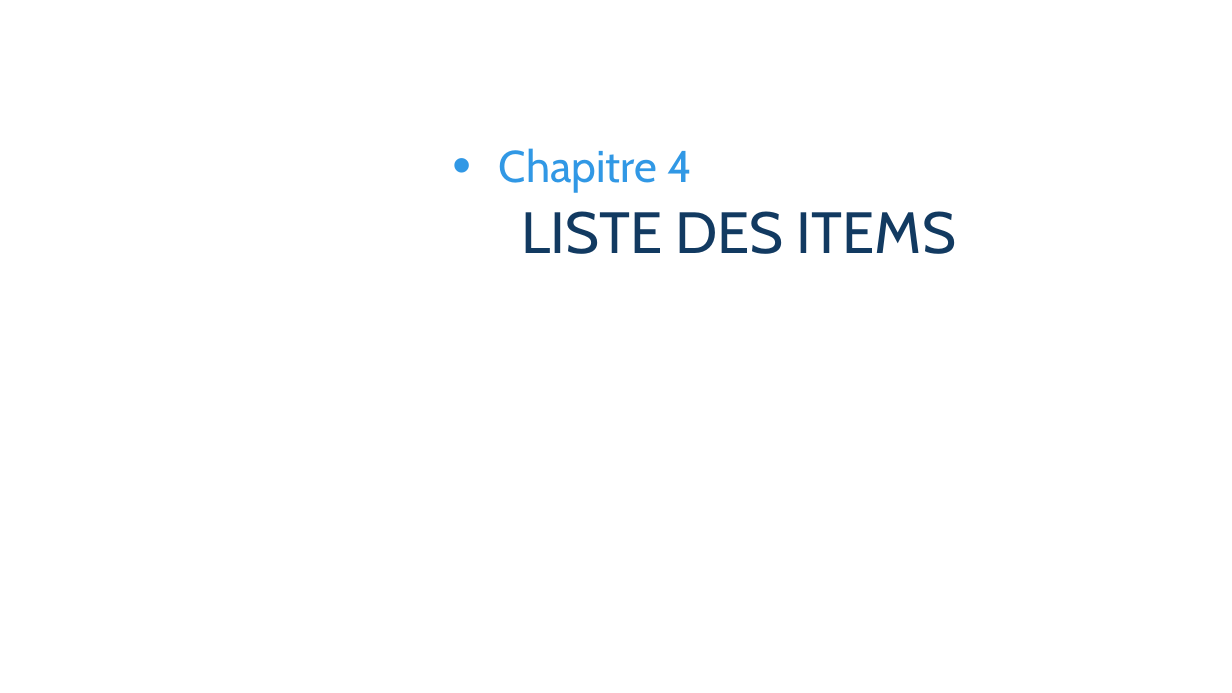
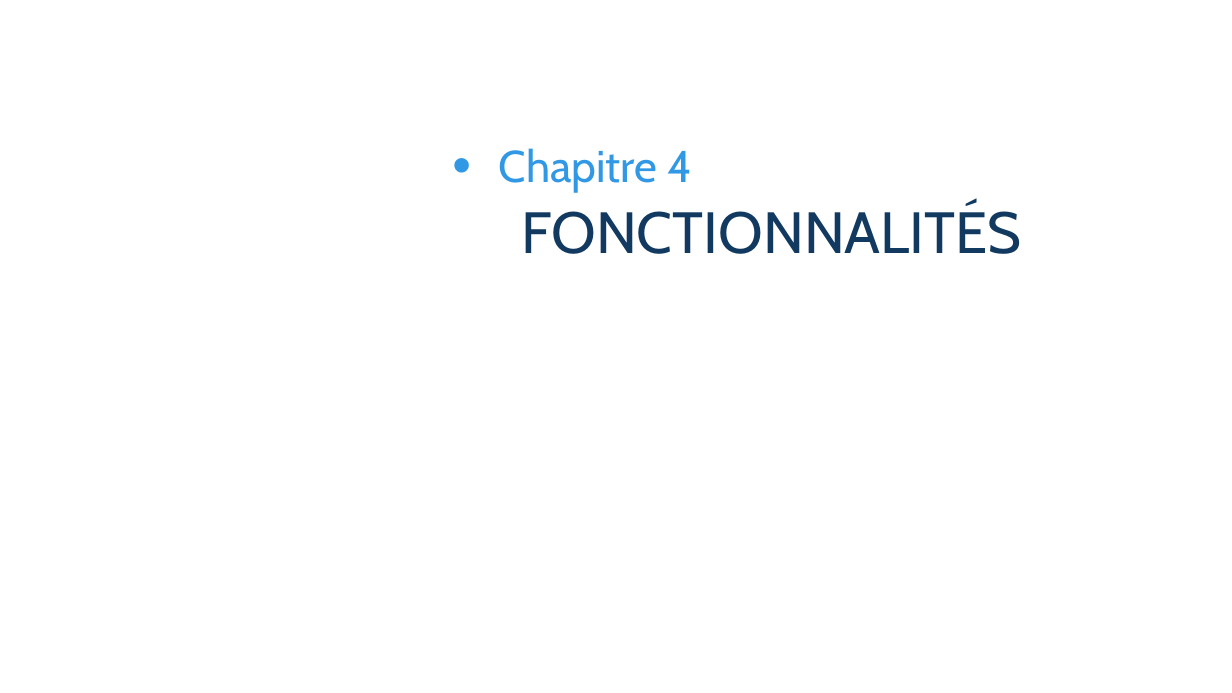
Before and after one commit to PolytechLyon-Etienne-Melanie/RPG, a slide deck: slide 9 of Diapo/DIapo.pptx. Drawn at 1232x693 pixels with LibreOffice and Linux fonts; fonts in the diff are those of the drawing; background and template pictures are left out. Boxes give left, top, right and bottom in pixels: in the first picture for what was removed or moved away, otherwise in the second. Text is boxed around its words. In the diff, an @@ line names an element or a change of style, - is before the commit and + after.

```diff
--- a/Diapo/DIapo.pptx
+++ b/Diapo/DIapo.pptx
@@ title at [522,204,1022,254]: text changed @@
-LISTE DES ITEMS
+FONCTIONNALITÉS
```
Also in this commit, not shown: 2 other slides changed, 5 other files.
